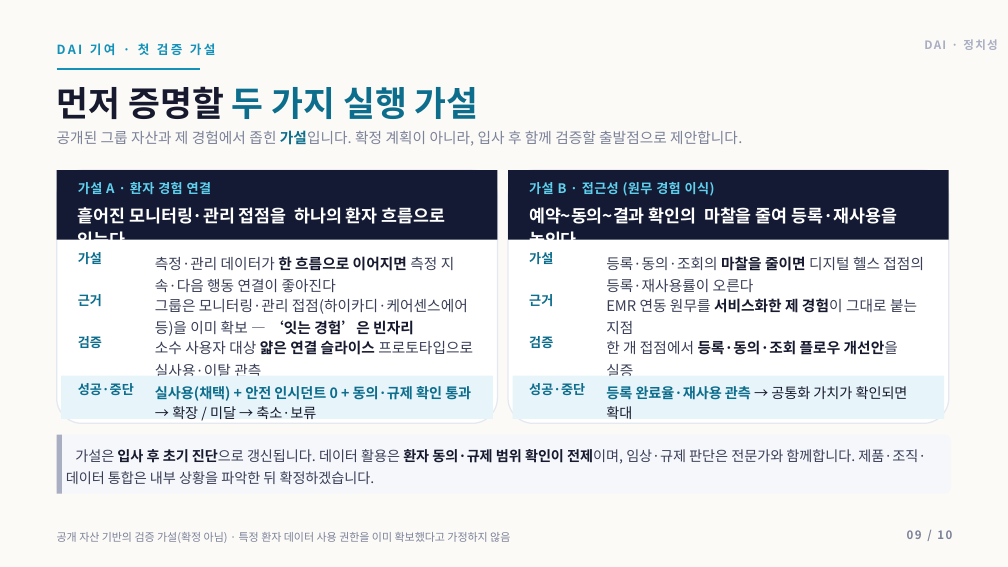
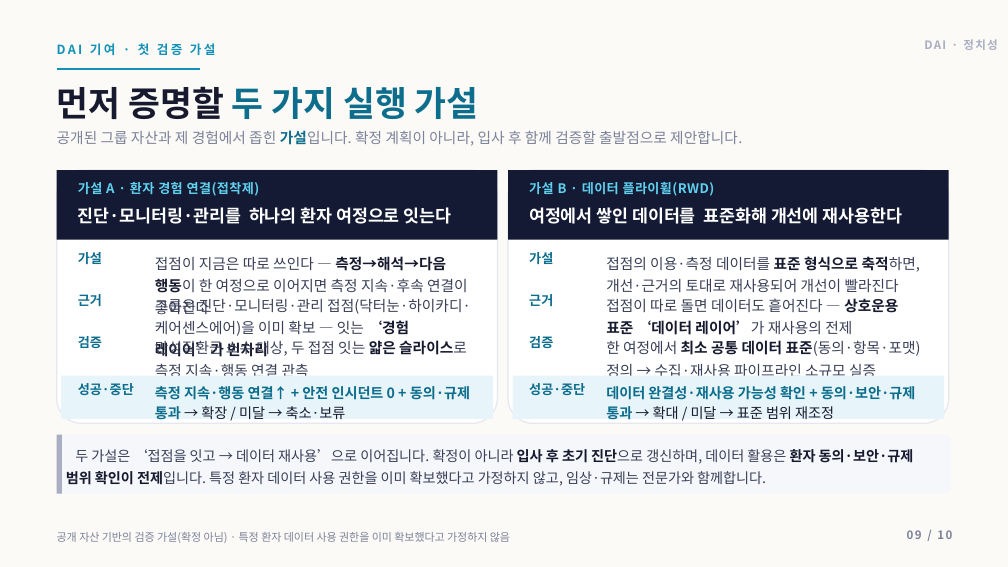
Before and after one commit to insightjung27/dai-healthcare-pt-deck-2, a slide deck: slide 9 of 정치성_DAI_AI헬스케어플랫폼팀장_면접PT.pptx. Drawn at 1008x567 pixels with LibreOffice and Linux fonts; fonts in the diff are those of the drawing. Boxes give left, top, right and bottom in pixels: in the first picture for what was removed or moved away, otherwise in the second. Text is boxed around its words. In the diff, an @@ line names an element or a change of style, - is before the commit and + after.

```diff
--- a/정치성_DAI_AI헬스케어플랫폼팀장_면접PT.pptx
+++ b/정치성_DAI_AI헬스케어플랫폼팀장_면접PT.pptx
@@ text at (x1=78, y1=182, x2=452, y2=224): text changed @@
-가설 A · 환자 경험 연결
-흩어진 모니터링·관리 접점을 하나의 환자 흐름으로 잇는다
+가설 A · 환자 경험 연결(접착제)
+진단·모니터링·관리를 하나의 환자 여정으로 잇는다
@@ text at (x1=529, y1=182, x2=902, y2=224): text changed @@
-가설 B · 접근성 (원무 경험 이식)
-예약~동의~결과 확인의 마찰을 줄여 등록·재사용을 높인다
+가설 B · 데이터 플라이휠(RWD)
+여정에서 쌓인 데이터를 표준화해 개선에 재사용한다
@@ text at (x1=155, y1=256, x2=468, y2=293): text changed @@
-측정·관리 데이터가 한 흐름으로 이어지면 측정 지속·다음 행동 연결이 좋아진다
+접점이 지금은 따로 쓰인다 — 측정→해석→다음 행동이 한 여정으로 이어지면 측정 지속·후속 연결이 좋아진다
@@ text at (x1=606, y1=256, x2=920, y2=292): text changed @@
-등록·동의·조회의 마찰을 줄이면 디지털 헬스 접점의 등록·재사용률이 오른다
+접점의 이용·측정 데이터를 표준 형식으로 축적하면, 개선·근거의 토대로 재사용되어 개선이 빨라진다
@@ text at (x1=155, y1=299, x2=471, y2=357): text changed @@
-그룹은 모니터링·관리 접점(하이카디·케어센스에어 등)을 이미 확보 — ‘잇는 경험’은 빈자리
+그룹은 진단·모니터링·관리 접점(닥터눈·하이카디·케어센스에어)을 이미 확보 — 잇는 ‘경험 레이어’가 빈자리
@@ text at (x1=606, y1=298, x2=898, y2=335): text changed @@
-EMR 연동 원무를 서비스화한 제 경험이 그대로 붙는 지점
+접점이 따로 돌면 데이터도 흩어진다 — 상호운용 표준 ‘데이터 레이어’가 재사용의 전제
@@ text at (x1=155, y1=340, x2=467, y2=376): text changed @@
-소수 사용자 대상 얇은 연결 슬라이스 프로토타입으로 실사용·이탈 관측
+만성질환군 소수 대상, 두 접점 잇는 얇은 슬라이스로 측정 지속·행동 연결 관측
@@ text at (x1=606, y1=340, x2=921, y2=376): text changed; text colour #171A2E to #3A3F57; bold off @@
-한 개 접점에서 등록·동의·조회 플로우 개선안을 실증
+한 여정에서 최소 공통 데이터 표준(동의·항목·포맷) 정의 → 수집·재사용 파이프라인 소규모 실증
@@ text at (x1=155, y1=386, x2=470, y2=419): text changed @@
-실사용(채택) + 안전 인시던트 0 + 동의·규제 확인 통과 → 확장 / 미달 → 축소·보류
+측정 지속·행동 연결↑ + 안전 인시던트 0 + 동의·규제 통과 → 확장 / 미달 → 축소·보류
@@ text at (x1=606, y1=386, x2=916, y2=419): text changed; text colour #171A2E to #0C6D8C; bold on @@
-등록 완료율·재사용 관측 → 공통화 가치가 확인되면 확대
+데이터 완결성·재사용 가능성 확인 + 동의·보안·규제 통과 → 확대 / 미달 → 표준 범위 재조정
@@ text at (x1=66, y1=449, x2=914, y2=486): text changed @@
-가설은 입사 후 초기 진단으로 갱신됩니다. 데이터 활용은 환자 동의·규제 범위 확인이 전제이며, 임상·규제 판단은 전문가와 함께합니다. 제품·조직·데이터 통합은 내부 상황을 파악한 뒤 확정하겠습니다.
+두 가설은 ‘접점을 잇고 → 데이터 재사용’으로 이어집니다. 확정이 아니라 입사 후 초기 진단으로 갱신하며, 데이터 활용은 환자 동의·보안·규제 범위 확인이 전제입니다. 특정 환자 데이터 사용 권한을 이미 확보했다고 가정하지 않고, 임상·규제는 전문가와 함께합니다.
```
Also in this commit, not shown: 3 other files.
